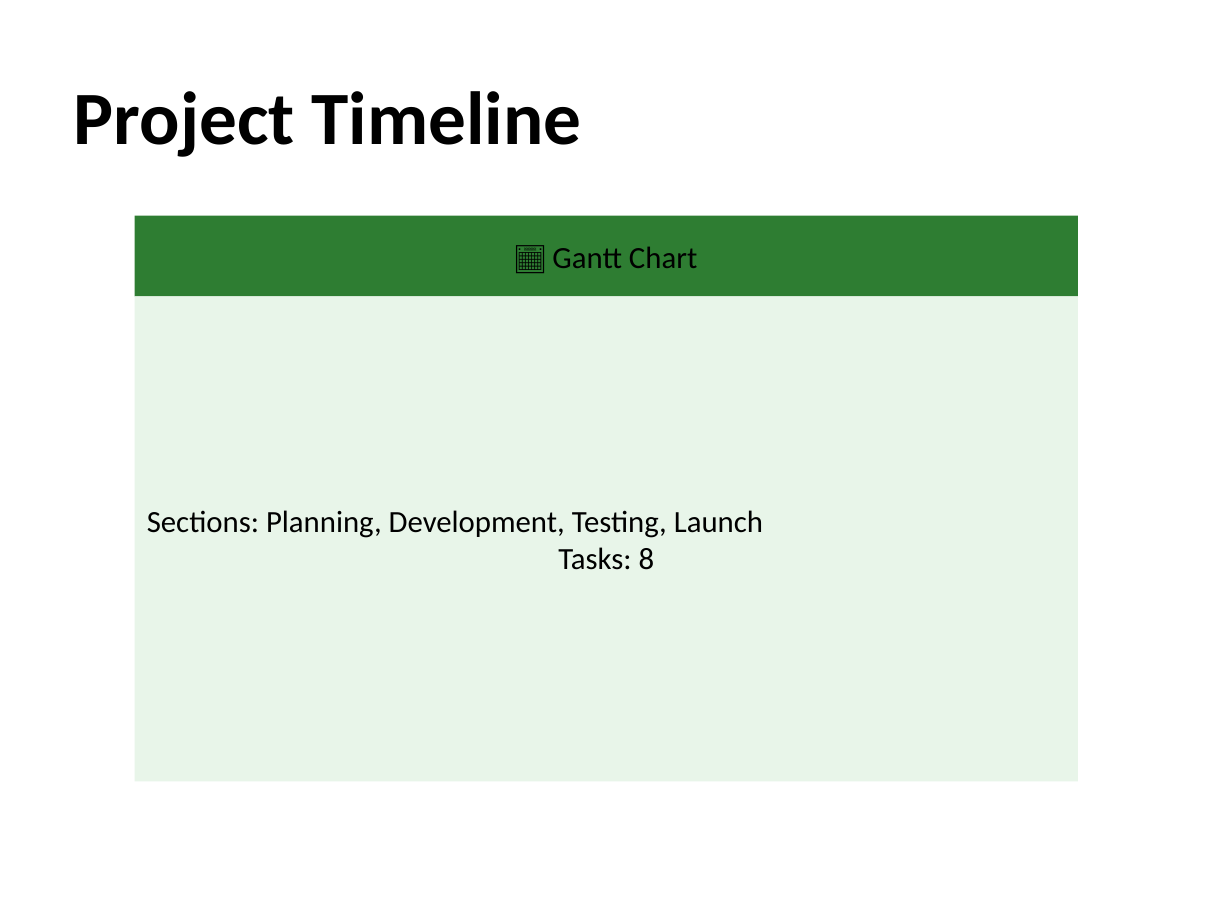
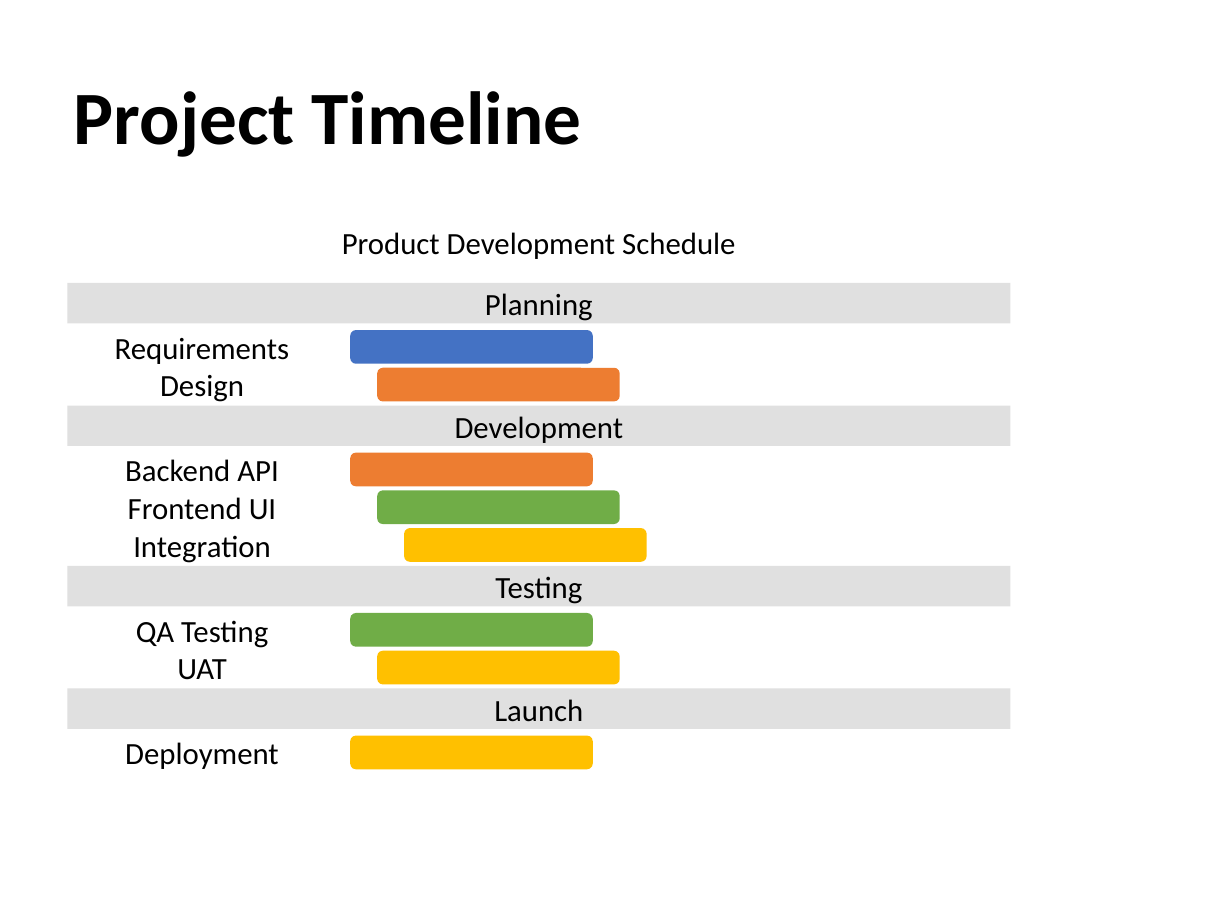
Before and after one commit to awol2005ex/ppt-rs, a slide deck: slide 10 of examples/md2ppt_demo.pptx. Drawn at 1232x924 pixels with LibreOffice and Linux fonts; fonts in the diff are those of the drawing. Boxes give left, top, right and bottom in pixels: in the first picture for what was removed or moved away, otherwise in the second. Text is boxed around its words. In the diff, an @@ line names an element or a change of style, - is before the commit and + after.

```diff
--- a/examples/md2ppt_demo.pptx
+++ b/examples/md2ppt_demo.pptx
@@ rectangle removed at [134, 216, 1078, 297] @@
-📅 Gantt Chart
@@ text added at [342, 232, 735, 259], 18 pt, text #000000 @@
+Product Development Schedule
@@ rectangle "Planning": place and size @@
-rectangle "Planning" at [134, 297, 1078, 782]
+rectangle "Planning" at [68, 283, 1011, 324]
@@ rectangle "Planning" at [68, 283, 1011, 324]: fill #E8F5E9 to #E0E0E0 @@
@@ text in rectangle at [485, 293, 593, 321]: text changed @@
-Sections: Planning, Development, Testing, Launch
-Tasks: 8
+Planning
@@ text added at [115, 338, 290, 364], 18 pt, text #000000 @@
+Requirements
@@ rounded rectangle added at [350, 330, 593, 363], fill #4472C4 @@
@@ text added at [160, 375, 244, 402], 18 pt, text #000000 @@
+Design
@@ rounded rectangle added at [377, 368, 620, 402], fill #ED7D31 @@
@@ rectangle added at [68, 405, 1011, 446], fill #E0E0E0, 18 pt, text #000000 @@
+Development
@@ text added at [125, 459, 278, 482], 18 pt, text #000000 @@
+Backend API
@@ rounded rectangle added at [350, 452, 593, 485], fill #ED7D31 @@
@@ text added at [128, 497, 276, 520], 18 pt, text #000000 @@
+Frontend UI
@@ rounded rectangle added at [377, 490, 620, 524], fill #70AD47 @@
@@ text added at [133, 535, 271, 563], 18 pt, text #000000 @@
+Integration
@@ rounded rectangle added at [404, 529, 647, 562], fill #FFC000 @@
@@ rectangle added at [68, 565, 1011, 606], fill #E0E0E0, 18 pt, text #000000 @@
+Testing
@@ text added at [136, 620, 268, 648], 18 pt, text #000000 @@
+QA Testing
@@ rounded rectangle added at [350, 614, 593, 647], fill #70AD47 @@
@@ text added at [177, 659, 226, 680], 18 pt, text #000000 @@
+UAT
@@ rounded rectangle added at [377, 650, 620, 684], fill #FFC000 @@
@@ rectangle added at [68, 689, 1011, 729], fill #E0E0E0, 18 pt, text #000000 @@
+Launch
@@ text added at [125, 742, 279, 769], 18 pt, text #000000 @@
+Deployment
@@ rounded rectangle added at [350, 736, 593, 769], fill #FFC000 @@
```
Also in this commit, not shown: 14 other slides changed, 1 slide added, 1 slide removed, 10 other files.
